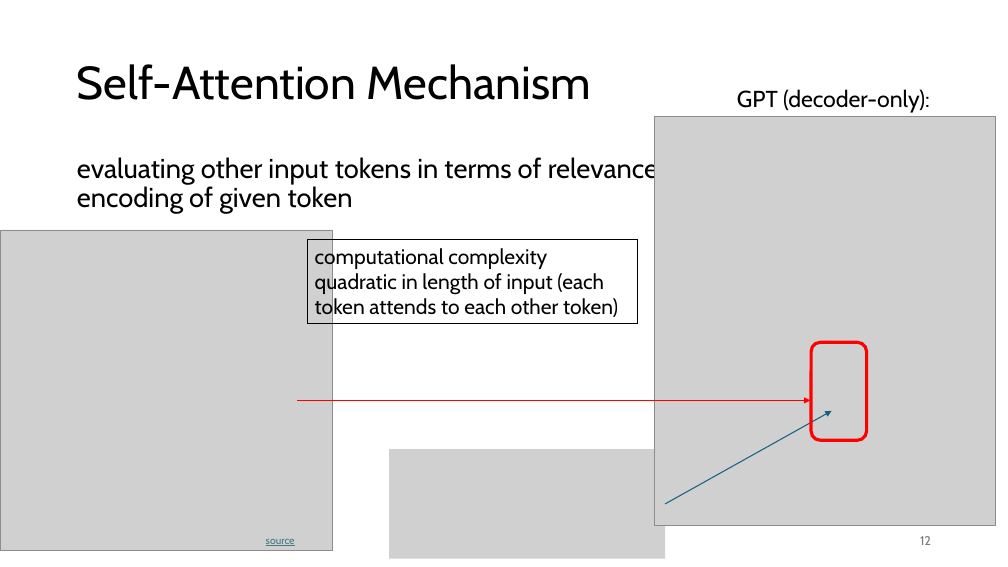
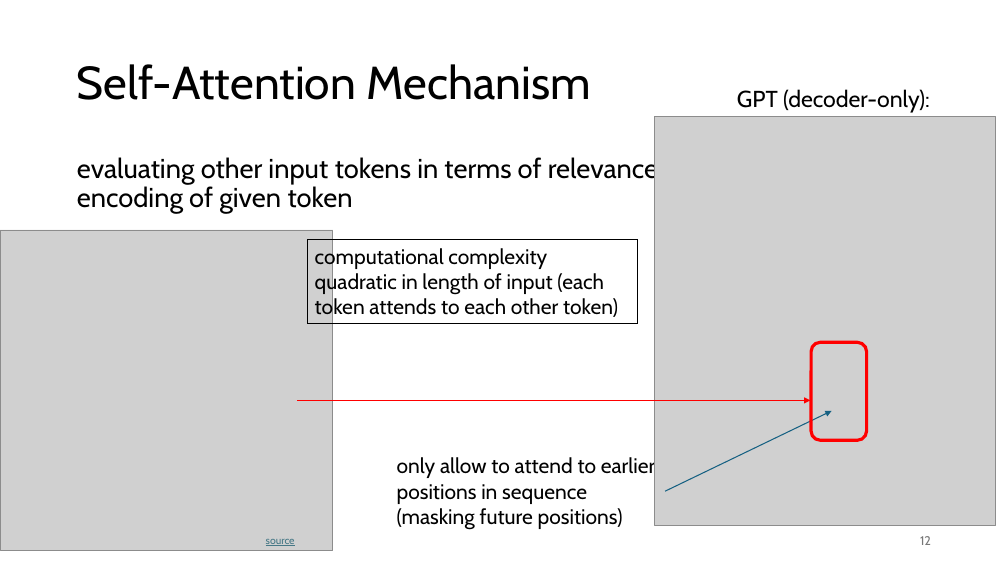
Before and after one commit to FelixWick/language_models, a slide deck: slide 12 of slides/2_transformer.pptx. Drawn at 1008x567 pixels with LibreOffice and Linux fonts; fonts in the diff are those of the drawing; grey boxes stand for pictures. Boxes give left, top, right and bottom in pixels: in the first picture for what was removed or moved away, otherwise in the second. Text is boxed around its words. In the diff, an @@ line names an element or a change of style, - is before the commit and + after.

```diff
--- a/slides/2_transformer.pptx
+++ b/slides/2_transformer.pptx
@@ arrow moved from (665, 504) - (832, 411) to (665, 492) - (832, 411) @@
@@ picture removed at box(389, 449, 665, 559) @@
@@ text added at box(397, 456, 656, 530), 20 pt, text #000000 @@
+only allow to attend to earlier positions in sequence (masking future positions)
```
Also in this commit, not shown: 10 other slides changed, 12 slides added, 2 slides removed, 4 other files.
